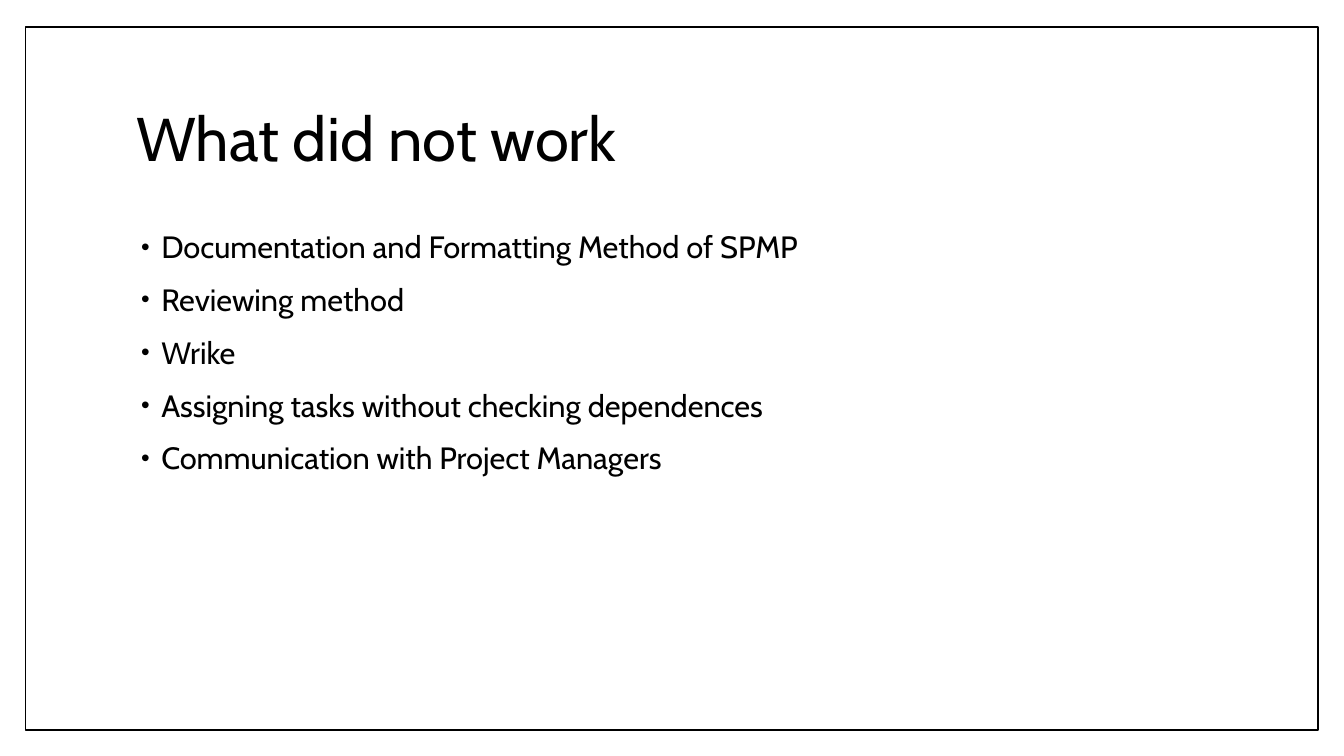
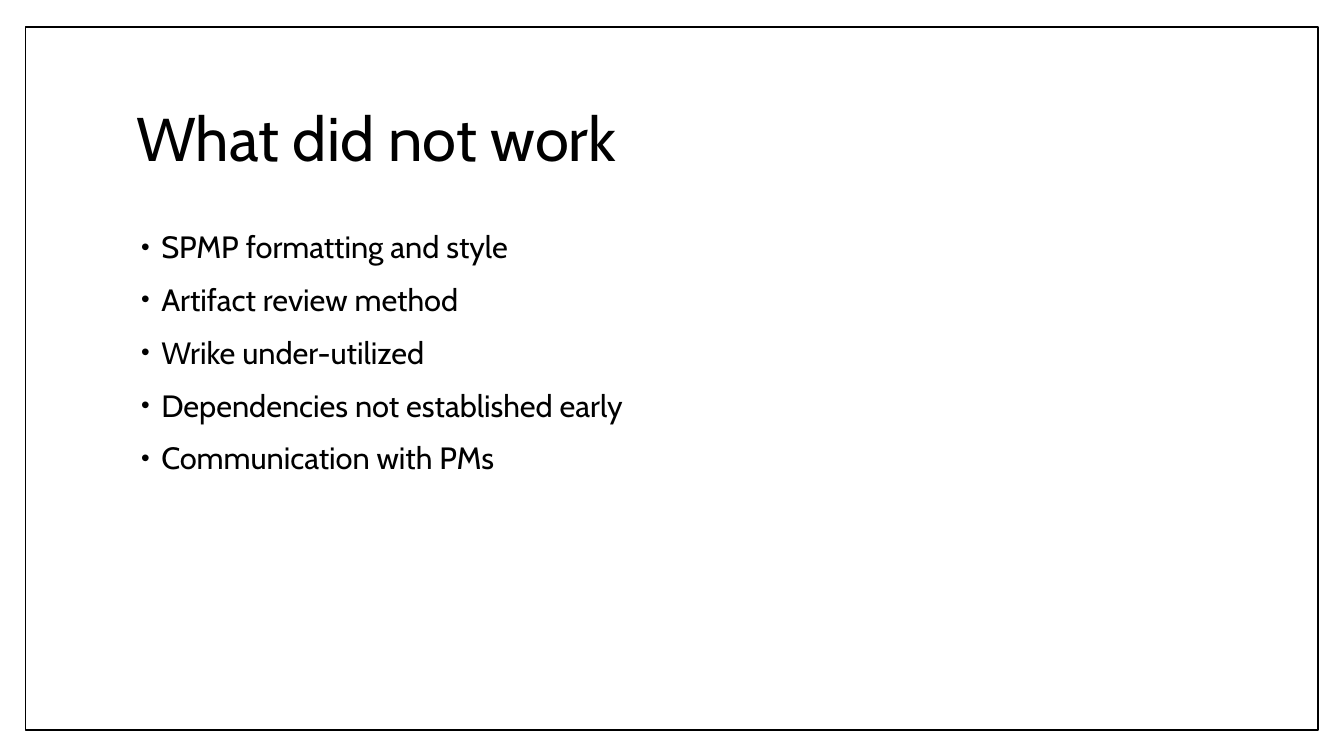
Before and after one commit to umdfeynman/umdfeynman, a slide deck: slide 21 of Work_In_Progress/CS/SPMP_Presentation_Erik_Modified.pptx. Drawn at 1344x756 pixels with LibreOffice and Linux fonts; fonts in the diff are those of the drawing. Boxes give left, top, right and bottom in pixels: in the first picture for what was removed or moved away, otherwise in the second. Text is boxed around its words. In the diff, an @@ line names an element or a change of style, - is before the commit and + after.

```diff
--- a/Work_In_Progress/CS/SPMP_Presentation_Erik_Modified.pptx
+++ b/Work_In_Progress/CS/SPMP_Presentation_Erik_Modified.pptx
@@ text at bbox=[161, 235, 623, 470]: text changed @@
-• Documentation and Formatting Method of SPMP
-• Reviewing method
-• Wrike
-• Assigning tasks without checking dependences
-• Communication with Project Managers
+• SPMP formatting and style
+• Artifact review method
+• Wrike under-utilized
+• Dependencies not established early
+• Communication with PMs
```
Also in this commit, not shown: 17 other slides changed.
